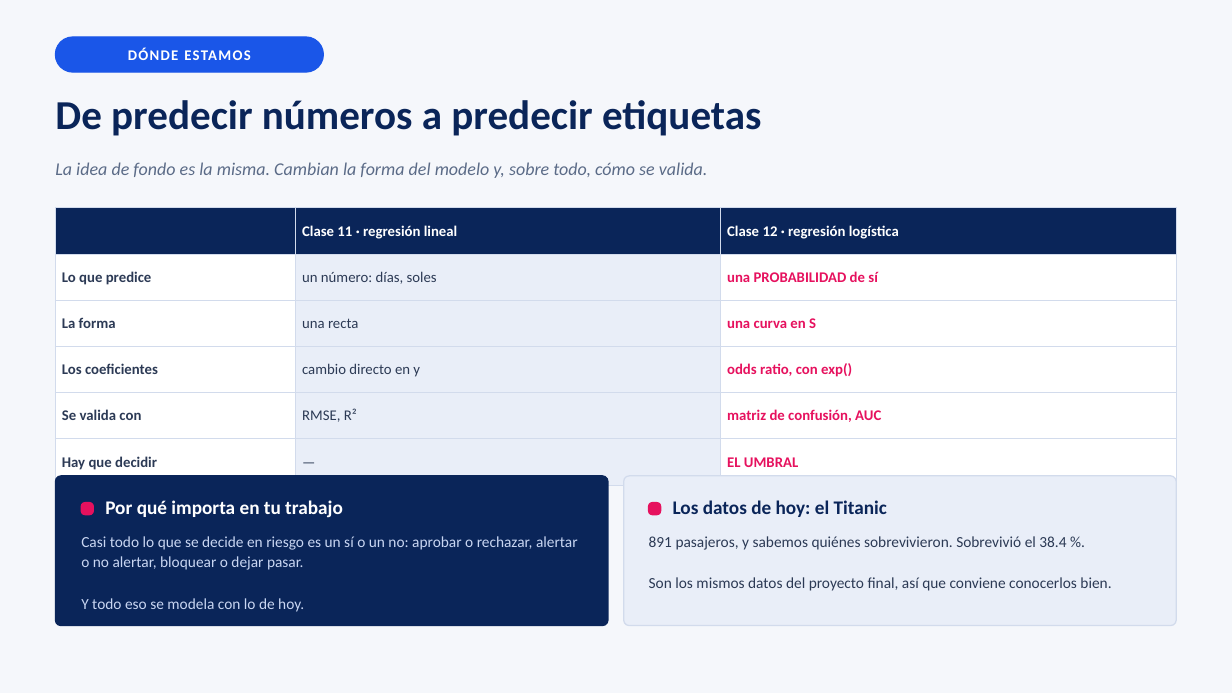
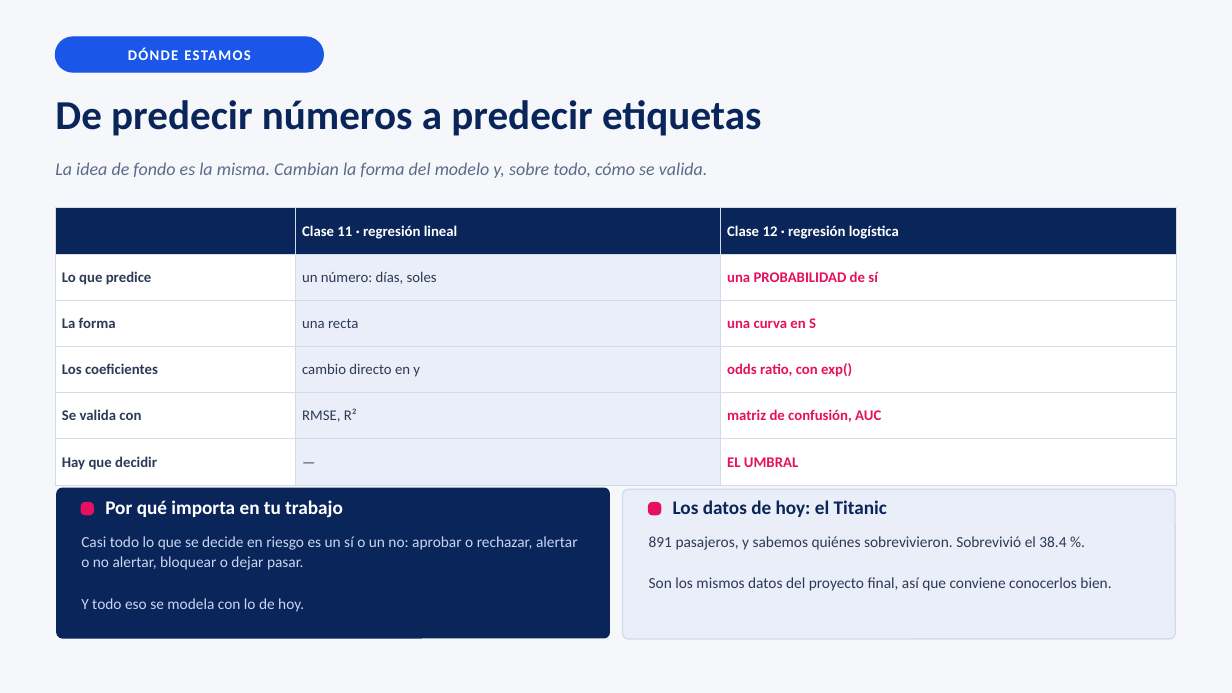
Before and after one commit to josefrodrim/Estad-stica-Descriptiva-E-Inferencial, a slide deck: slide 2 of Clase_12/PPT/Clase12_Regresion_Logistica.pptx. Drawn at 1232x693 pixels with LibreOffice and Linux fonts; fonts in the diff are those of the drawing. Boxes give left, top, right and bottom in pixels: in the first picture for what was removed or moved away, otherwise in the second. Text is boxed around its words. In the diff, an @@ line names an element or a change of style, - is before the commit and + after.

```diff
--- a/Clase_12/PPT/Clase12_Regresion_Logistica.pptx
+++ b/Clase_12/PPT/Clase12_Regresion_Logistica.pptx
@@ table resized from (x1=55, y1=208, x2=1177, y2=474) to (x1=55, y1=208, x2=1177, y2=485) @@
@@ rounded rectangle moved from (x1=55, y1=476, x2=608, y2=626) to (x1=56, y1=488, x2=609, y2=638) @@
@@ rounded rectangle moved from (x1=624, y1=476, x2=1177, y2=626) to (x1=623, y1=489, x2=1176, y2=639) @@
```
Also in this commit, not shown: 8 other slides changed, 9 other files.
